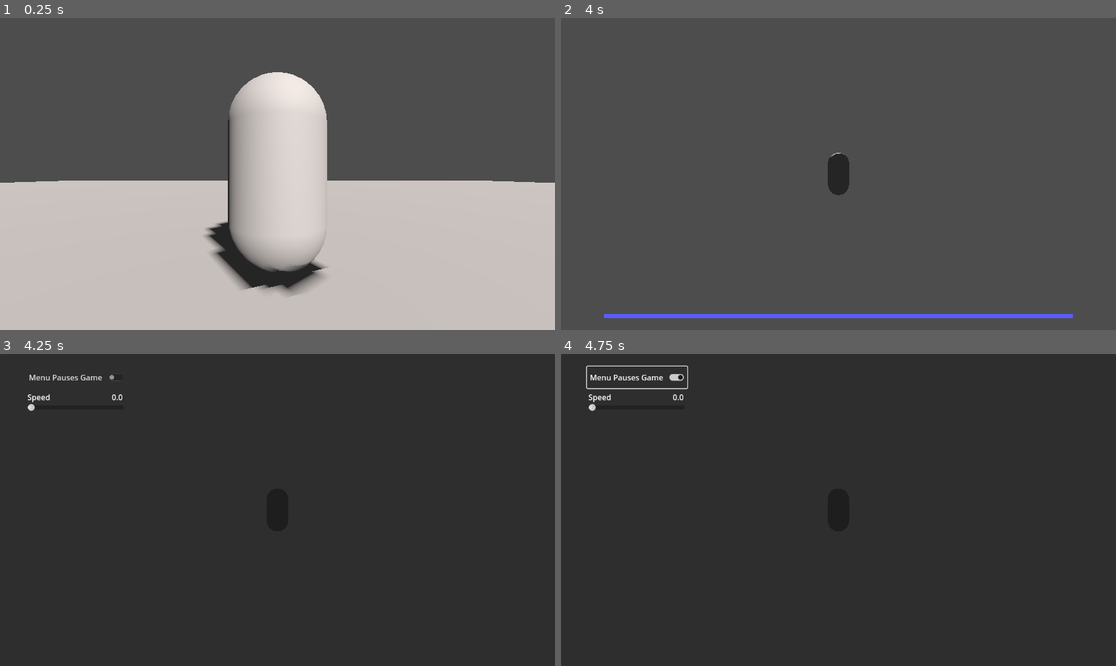
Above: before the commit, frames 1-4 (two rows, left to right).
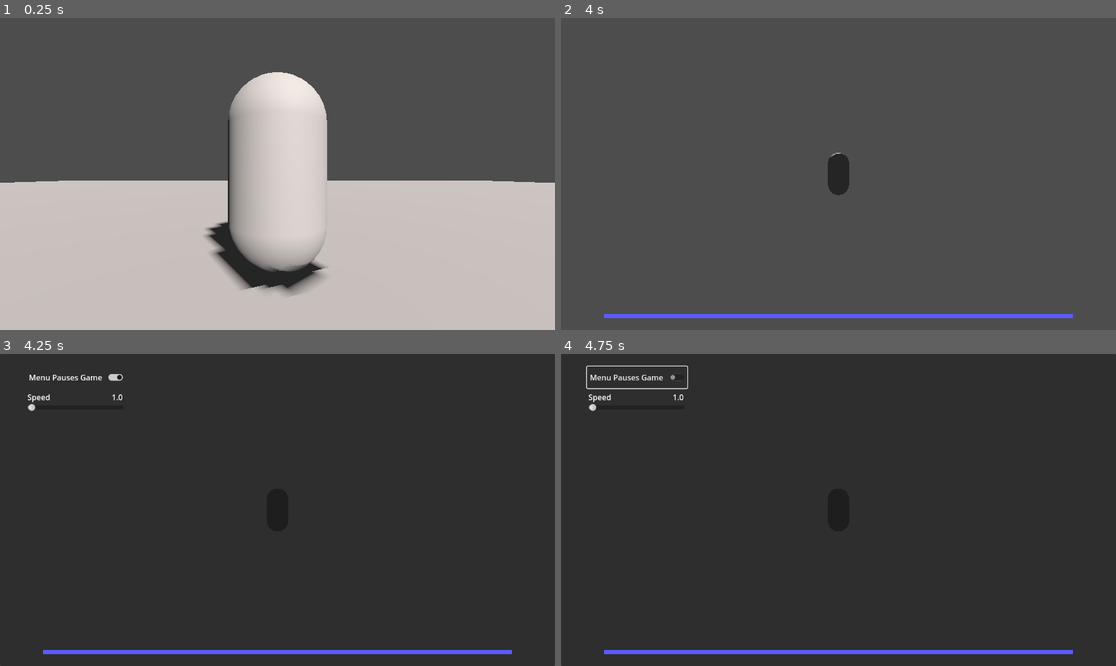
Above: after the commit, the same moments.

Repository: Into-The-Maze/arkanyx-nv
Game: Godot game, scene res://Scenes/world.tscn
Same seed, same stepped clock (60 frames per second), same inputs: the game is played once before the commit and once after it.
Inputs (mouse positions are in pixels of both pictures, inside the frame that each line leads up to):
- Up to frame 1 (0.25 s): no input
- Up to frame 2 (4 s): move the mouse to (866, 174) at 0.52 s; hold W (move_forward) from 0.53 s (still down); right-click (866, 174) at 0.6 s; tap Space (jump) at 0.77, 1.52, 3.02, 3.77 s; move the mouse to (810, 174) at 1.27 s; tap Shift (sprint) at 1.35, 2.85 s; move the mouse to (849, 167) at 2.02 s; right-click (849, 167) at 2.1 s; move the mouse to (832, 180) at 2.77 s; move the mouse to (877, 177) at 3.52 s; right-click (877, 177) at 3.6 s
- Up to frame 3 (4.25 s): keep holding W (move_forward); tap Escape (menu) at 4.15 s
- Up to frame 4 (4.75 s): release W (move_forward) at 4.25 s; click "Menu Pauses Game" at 4.25 s

Frames 1-2 are identical in both runs. In frame 3, 1.2% of the frame differs, in the area x 5-93%, y 6-97%; in frame 4, 1.2%.

Commit message:
fix scenes structure

Diff:
--- /dev/null
+++ b/Scenes/InGameUI.tscn
@@ -0,0 +1,72 @@
+[gd_scene load_steps=7 format=3 uid="uid://be7hwrgdre84"]
+
+[ext_resource type="Script" path="res://Scripts/UI/charge_bar.gd" id="1_6nlc6"]
+[ext_resource type="Script" path="res://Scripts/UI/cooldown_bar.gd" id="2_d35g2"]
+
+[sub_resource type="StyleBoxEmpty" id="StyleBoxEmpty_unt2n"]
+
+[sub_resource type="StyleBoxFlat" id="StyleBoxFlat_fktob"]
+bg_color = Color(0, 1, 0, 1)
+
+[sub_resource type="StyleBoxFlat" id="StyleBoxFlat_48cdl"]
+bg_color = Color(0.360784, 0.360784, 1, 1)
+
+[sub_resource type="StyleBoxFlat" id="StyleBoxFlat_bl3lf"]
+bg_color = Color(1, 0, 0, 1)
+
+[node name="InGameUI" type="CanvasLayer"]
+layer = 2
+visible = false
+
+[node name="JumpChargeBar" type="ProgressBar" parent="."]
+anchors_preset = 7
+anchor_left = 0.5
+anchor_top = 1.0
+anchor_right = 0.5
+anchor_bottom = 1.0
+offset_left = -339.0
+offset_top = -21.0
+offset_right = 339.0
+offset_bottom = -15.0
+grow_horizontal = 2
+grow_vertical = 0
+theme_override_styles/background = SubResource("StyleBoxEmpty_unt2n")
+theme_override_styles/fill = SubResource("StyleBoxFlat_fktob")
+value = 50.0
+show_percentage = false
+script = ExtResource("1_6nlc6")
+
+[node name="DodgeCooldownBar" type="ProgressBar" parent="."]
+anchors_preset = 7
+anchor_left = 0.5
+anchor_top = 1.0
+anchor_right = 0.5
+anchor_bottom = 1.0
+offset_left = -487.0
+offset_top = -33.0
+offset_right = 486.0
+offset_bottom = -24.0
+grow_horizontal = 2
+grow_vertical = 0
+theme_override_styles/background = SubResource("StyleBoxEmpty_unt2n")
+theme_override_styles/fill = SubResource("StyleBoxFlat_48cdl")
+value = 50.0
+show_percentage = false
+script = ExtResource("2_d35g2")
+
+[node name="WallHoldBar" type="ProgressBar" parent="."]
+anchors_preset = 7
+anchor_left = 0.5
+anchor_top = 1.0
+anchor_right = 0.5
+anchor_bottom = 1.0
+offset_left = -339.0
+offset_top = -13.0
+offset_right = 338.0
+offset_bottom = -7.0
+grow_horizontal = 2
+grow_vertical = 0
+theme_override_styles/background = SubResource("StyleBoxEmpty_unt2n")
+theme_override_styles/fill = SubResource("StyleBoxFlat_bl3lf")
+value = 50.0
+show_percentage = false
--- /dev/null
+++ b/Scenes/MenuUI.tscn
@@ -0,0 +1,60 @@
+[gd_scene load_steps=4 format=3 uid="uid://dk5owb68hs1pq"]
+
+[ext_resource type="Script" path="res://Scripts/UI/Menu/menu_toggle.gd" id="1_4f5hs"]
+[ext_resource type="Script" path="res://Scripts/UI/Menu/menu_slider.gd" id="2_mmj3q"]
+[ext_resource type="Script" path="res://Scripts/UI/Menu/menu_control.gd" id="2_pm3ay"]
+
+[node name="MenuUI" type="CanvasLayer"]
+process_mode = 3
+script = ExtResource("1_4f5hs")
+
+[node name="MenuPanel" type="Panel" parent="."]
+anchors_preset = 15
+anchor_right = 1.0
+anchor_bottom = 1.0
+grow_horizontal = 2
+grow_vertical = 2
+script = ExtResource("2_pm3ay")
+metadata/_edit_use_anchors_ = true
+
+[node name="MenuShouldPauseButton" type="CheckButton" parent="MenuPanel"]
+layout_mode = 0
+offset_left = 54.0
+offset_top = 26.0
+offset_right = 262.0
+offset_bottom = 71.0
+action_mode = 0
+text = "Menu Pauses Game"
+metadata/_edit_use_anchors_ = true
+
+[node name="SpeedSlider" type="HSlider" parent="MenuPanel"]
+layout_mode = 0
+offset_left = 57.0
+offset_top = 99.0
+offset_right = 257.0
+offset_bottom = 123.0
+script = ExtResource("2_mmj3q")
+metadata/_edit_use_anchors_ = true
+
+[node name="Label" type="RichTextLabel" parent="MenuPanel/SpeedSlider"]
+layout_mode = 0
+offset_top = -21.0
+offset_right = 77.0
+offset_bottom = 5.0
+text = "Speed"
+scroll_active = false
+autowrap_mode = 0
+metadata/_edit_use_anchors_ = true
+
+[node name="Value" type="RichTextLabel" parent="MenuPanel/SpeedSlider"]
+layout_mode = 0
+offset_left = 79.0
+offset_top = -21.0
+offset_right = 198.0
+offset_bottom = 5.0
+text = "Value
+"
+scroll_active = false
+autowrap_mode = 0
+text_direction = 2
+metadata/_edit_use_anchors_ = true
--- a/Scenes/character.tscn
+++ b/Scenes/character.tscn
@@ -1,12 +1,9 @@
-[gd_scene load_steps=15 format=3 uid="uid://dp5s7rhrwuaa4"]
+[gd_scene load_steps=8 format=3 uid="uid://dp5s7rhrwuaa4"]
 
 [ext_resource type="Script" path="res://Scripts/Player/movement.gd" id="1_8xy7i"]
 [ext_resource type="Script" path="res://Scripts/Player/springarm.gd" id="1_phgx6"]
 [ext_resource type="Script" path="res://Scripts/Player/camera_interpolation.gd" id="2_6se4h"]
-[ext_resource type="Script" path="res://Scripts/UI/cooldown_bar.gd" id="4_bfcjk"]
-[ext_resource type="Script" path="res://Scripts/UI/charge_bar.gd" id="4_oncit"]
-[ext_resource type="Script" path="res://Scripts/UI/Menu/menu_toggle.gd" id="6_u7nmm"]
-[ext_resource type="Script" path="res://Scripts/UI/Menu/menu_slider.gd" id="7_uvxs1"]
+[ext_resource type="PackedScene" uid="uid://be7hwrgdre84" path="res://Scenes/InGameUI.tscn" id="4_7an58"]
 
 [sub_resource type="CapsuleShape3D" id="CapsuleShape3D_o4w3w"]
 radius = 0.45
@@ -16,17 +13,6 @@
 
 [sub_resource type="SphereShape3D" id="SphereShape3D_1n2n6"]
 radius = 0.3
-
-[sub_resource type="StyleBoxEmpty" id="StyleBoxEmpty_o1qbe"]
-
-[sub_resource type="StyleBoxFlat" id="StyleBoxFlat_qu1h3"]
-bg_color = Color(0, 1, 0, 1)
-
-[sub_resource type="StyleBoxFlat" id="StyleBoxFlat_m25ah"]
-bg_color = Color(0.360784, 0.360784, 1, 1)
-
-[sub_resource type="StyleBoxFlat" id="StyleBoxFlat_o631p"]
-bg_color = Color(1, 0, 0, 1)
 
 [node name="Character" type="CharacterBody3D"]
 transform = Transform3D(1, -0.00013557, -0.000448593, 0.000135891, 1, 0.000673232, 0.000448496, -0.000673297, 1, 0.000416755, 1, 0.00564385)
@@ -58,107 +44,4 @@
 
 [node name="SpringTarget" type="Node3D" parent="Pivot/SpringArm"]
 
-[node name="InGameUI" type="CanvasLayer" parent="."]
-layer = 2
-visible = false
-
-[node name="JumpChargeBar" type="ProgressBar" parent="InGameUI"]
-anchors_preset = 7
-anchor_left = 0.5
-anchor_top = 1.0
-anchor_right = 0.5
-anchor_bottom = 1.0
-offset_left = -339.0
-offset_top = -21.0
-offset_right = 339.0
-offset_bottom = -15.0
-grow_horizontal = 2
-grow_vertical = 0
-theme_override_styles/background = SubResource("StyleBoxEmpty_o1qbe")
-theme_override_styles/fill = SubResource("StyleBoxFlat_qu1h3")
-value = 50.0
-show_percentage = false
-script = ExtResource("4_oncit")
-
-[node name="DodgeCooldownBar" type="ProgressBar" parent="InGameUI"]
-anchors_preset = 7
-anchor_left = 0.5
-anchor_top = 1.0
-anchor_right = 0.5
-anchor_bottom = 1.0
-offset_left = -487.0
-offset_top = -33.0
-offset_right = 486.0
-offset_bottom = -24.0
-grow_horizontal = 2
-grow_vertical = 0
-theme_override_styles/background = SubResource("StyleBoxEmpty_o1qbe")
-theme_override_styles/fill = SubResource("StyleBoxFlat_m25ah")
-value = 50.0
-show_percentage = false
-script = ExtResource("4_bfcjk")
-
-[node name="WallHoldBar" type="ProgressBar" parent="InGameUI"]
-anchors_preset = 7
-anchor_left = 0.5
-anchor_top = 1.0
-anchor_right = 0.5
-anchor_bottom = 1.0
-offset_left = -339.0
-offset_top = -13.0
-offset_right = 338.0
-offset_bottom = -7.0
-grow_horizontal = 2
-grow_vertical = 0
-theme_override_styles/background = SubResource("StyleBoxEmpty_o1qbe")
-theme_override_styles/fill = SubResource("StyleBoxFlat_o631p")
-value = 50.0
-show_percentage = false
-
-[node name="MenuUI" type="CanvasLayer" parent="."]
-process_mode = 3
-script = ExtResource("6_u7nmm")
-
-[node name="MenuPanel" type="Panel" parent="MenuUI"]
-anchors_preset = 15
-anchor_right = 1.0
-anchor_bottom = 1.0
-grow_horizontal = 2
-grow_vertical = 2
-
-[node name="MenuShouldPauseButton" type="CheckButton" parent="MenuUI/MenuPanel"]
-layout_mode = 0
-offset_left = 54.0
-offset_top = 26.0
-offset_right = 262.0
-offset_bottom = 71.0
-action_mode = 0
-text = "Menu Pauses Game"
-
-[node name="SpeedSlider" type="HSlider" parent="MenuUI/MenuPanel"]
-layout_mode = 0
-offset_left = 57.0
-offset_top = 99.0
-offset_right = 257.0
-offset_bottom = 123.0
-script = ExtResource("7_uvxs1")
-
-[node name="Label" type="RichTextLabel" parent="MenuUI/MenuPanel/SpeedSlider"]
-layout_mode = 0
-offset_top = -21.0
-offset_right = 77.0
-offset_bottom = 5.0
-text = "Speed"
-scroll_active = false
-autowrap_mode = 0
-
-[node name="Value" type="RichTextLabel" parent="MenuUI/MenuPanel/SpeedSlider"]
-offset_left = 79.0
-offset_top = -21.0
-offset_right = 198.0
-offset_bottom = 5.0
-text = "Value
-"
-scroll_active = false
-autowrap_mode = 0
-text_direction = 2
+[node name="InGameUI" parent="." instance=ExtResource("4_7an58")]
--- a/Scenes/world.tscn
+++ b/Scenes/world.tscn
@@ -1,6 +1,7 @@
-[gd_scene load_steps=7 format=3 uid="uid://bfnibrakagxsc"]
+[gd_scene load_steps=8 format=3 uid="uid://bfnibrakagxsc"]
 
 [ext_resource type="PackedScene" uid="uid://dp5s7rhrwuaa4" path="res://Scenes/character.tscn" id="1_u2vbt"]
+[ext_resource type="PackedScene" uid="uid://dk5owb68hs1pq" path="res://Scenes/MenuUI.tscn" id="2_bnvtl"]
 
 [sub_resource type="BoxShape3D" id="BoxShape3D_4yo1v"]
 size = Vector3(2, 0.01, 2)
@@ -70,3 +71,5 @@
 
 [node name="MeshInstance3D" type="MeshInstance3D" parent="Ramp2/CollisionShape3D"]
 mesh = SubResource("BoxMesh_dmjn8")
+
+[node name="MenuUI" parent="." instance=ExtResource("2_bnvtl")]
--- a/Scripts/UI/Menu/menu_control.gd
+++ b/Scripts/UI/Menu/menu_control.gd
@@ -9,7 +9,7 @@
 func _ready() -> void:
 	menu_should_pause_button.toggled.connect(_menu_should_pause_button_toggled)
 	speed_slider.value_changed.connect(_speed_slider_changed)
-	menu_should_pause_button.value = menu_should_pause
+	menu_should_pause_button.button_pressed = menu_should_pause
 	speed_slider.value = max_speed
 
 func _menu_should_pause_button_toggled(pressed: bool) -> void:
--- a/Scripts/UI/Menu/menu_toggle.gd
+++ b/Scripts/UI/Menu/menu_toggle.gd
@@ -14,7 +14,6 @@
 func _toggle_menu():
 	var menu_open = self.visible
 	self.visible = not self.visible
-	in_game_canvas.visible = menu_open
 	Input.mouse_mode = Input.MOUSE_MODE_CAPTURED if menu_open else Input.MOUSE_MODE_VISIBLE
 	if should_menu_pause:
 		get_tree().paused = not menu_open
